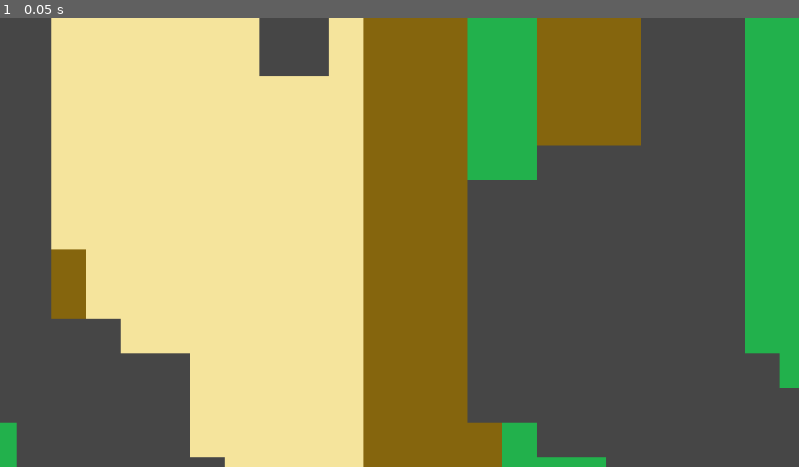
Above: before the commit, frame 1.
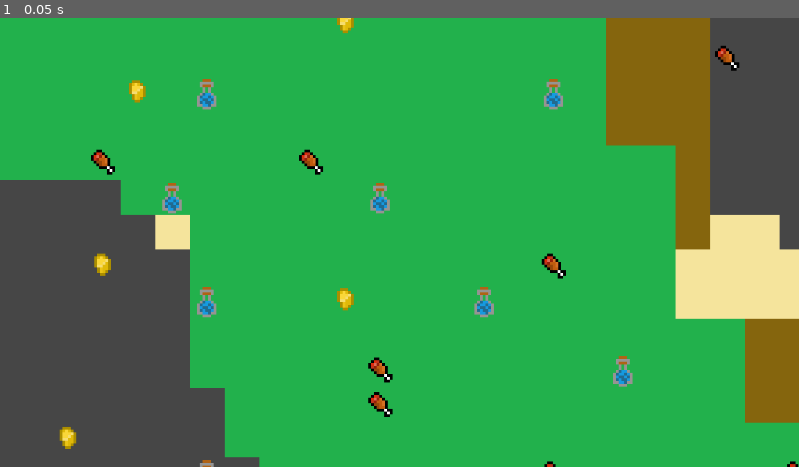
Above: after the commit, the same moment.

Repository: MLJoson/CS_3560_Final_WSS
Game: Godot game, scene res://Scenes/theMap.tscn
Two runs of this game, one before a commit and one after it. Both use one fixed random seed, a clock stepped at 60 frames per second and the inputs below. The project has no main scene, so this scene is started directly.
Inputs:
- Up to frame 1 (0.05 s): no input

The runs differ from the first frame. In frame 1, 84% of the frame differs, in the area x 0-100%, y 0-100%.

Commit message:
Added item generation

Diff:
--- a/wss/Assets/DESERT.tscn
+++ b/wss/Assets/DESERT.tscn
@@ -2,5 +2,5 @@
 
 [ext_resource type="Texture2D" uid="uid://ctwuj13m3v0vv" path="res://Assets/Textures/pixil-frame-0 (1).png" id="1_cfukr"]
 
-[node name="Grass" type="Sprite2D" unique_id=1223849742]
+[node name="Desert" type="Sprite2D" unique_id=1223849742]
 texture = ExtResource("1_cfukr")
--- /dev/null
+++ b/wss/Assets/FOOD.tscn
@@ -0,0 +1,6 @@
+[gd_scene format=3 uid="uid://pmu632p6pthq"]
+
+[ext_resource type="Texture2D" uid="uid://db01bqmoyqmu4" path="res://Assets/Textures/pixil-frame-0 (4).png" id="1_k404l"]
+
+[node name="Food" type="Sprite2D" unique_id=1223849742]
+texture = ExtResource("1_k404l")
--- /dev/null
+++ b/wss/Assets/GOLD.tscn
@@ -0,0 +1,6 @@
+[gd_scene format=3 uid="uid://im0x4mufdgio"]
+
+[ext_resource type="Texture2D" uid="uid://ckj6heapihgjt" path="res://Assets/Textures/pixil-frame-0 (6).png" id="1_f0ccu"]
+
+[node name="Gold" type="Sprite2D" unique_id=1223849742]
+texture = ExtResource("1_f0ccu")
--- a/wss/Assets/MOUNTAIN.tscn
+++ b/wss/Assets/MOUNTAIN.tscn
@@ -2,5 +2,5 @@
 
 [ext_resource type="Texture2D" uid="uid://bfcu5boyrw3uk" path="res://Assets/Textures/pixil-frame-0 (3).png" id="1_w4kks"]
 
-[node name="Grass" type="Sprite2D" unique_id=1223849742]
+[node name="Mountain" type="Sprite2D" unique_id=1223849742]
 texture = ExtResource("1_w4kks")
--- a/wss/Assets/SWAMP.tscn
+++ b/wss/Assets/SWAMP.tscn
@@ -2,5 +2,5 @@
 
 [ext_resource type="Texture2D" uid="uid://dp3ceg2mi5ixt" path="res://Assets/Textures/pixil-frame-0 (2).png" id="1_ev34m"]
 
-[node name="Grass" type="Sprite2D" unique_id=1223849742]
+[node name="Swamp" type="Sprite2D" unique_id=1223849742]
 texture = ExtResource("1_ev34m")
--- /dev/null
+++ b/wss/Assets/WATER.tscn
@@ -0,0 +1,6 @@
+[gd_scene format=3 uid="uid://dk77wpr0k8uti"]
+
+[ext_resource type="Texture2D" uid="uid://d3dba3lhjlo1b" path="res://Assets/Textures/pixil-frame-0 (5).png" id="1_mfx1y"]
+
+[node name="Water" type="Sprite2D" unique_id=1223849742]
+texture = ExtResource("1_mfx1y")
--- a/wss/Scenes/the_map.gd
+++ b/wss/Scenes/the_map.gd
@@ -7,6 +7,12 @@
 	SWAMP #4
 }
 
+enum Items {
+	FOOD,
+	WATER,
+	GOLD
+}
+
 var terrain_types = [
 	preload("res://Assets/GRASS.tscn"),
 	preload("res://Assets/DESERT.tscn"),
@@ -14,6 +20,12 @@
 	preload("res://Assets/SWAMP.tscn")
 ]
 
+var item_types = [
+	preload("res://Assets/FOOD.tscn"),
+	preload("res://Assets/WATER.tscn"),
+	preload("res://Assets/GOLD.tscn")
+]
+
 #change this take in user options
 var width = 50
 var height = 50
@@ -30,7 +42,7 @@
 func _process(delta: float) -> void:
 	pass
 
-"""
+""""""
 # This is use procedural generation based on neighbors
 func generate_map():
 
@@ -83,8 +95,11 @@
 					if roll < 0.9:
 						map[x].append(west)
 					else:
-						map[x].append(randi() % terrain_types.size())"""
-
+						map[x].append(randi() % terrain_types.size())
+	for i in range(1):
+		smooth_map()
+"""
+#creates a map of random generation
 func generate_map():
 	for x in range(width):
 		map.append([])
@@ -92,13 +107,15 @@
 			map[x].append(randi() % terrain_types.size())
 
 	for i in range(3):
-		smooth_map()
-
+		smooth_map()"""
+
+#smooths the map to reduce randomness
 func smooth_map():
 	for x in range(width):
 		for y in range(height):
 			map[x][y] = get_dominant_neighbor(x,y)
 
+#gets the surround tiles and determines it's tile based on it
 func get_dominant_neighbor(x, y):
 	var counts = {}
 
@@ -132,6 +149,61 @@
 
 	return best_terrain
 
+#spawning items, it will depended on terrain and rng chance
+func try_spawn_item(x,y):
+	var spawn_chance = 0.05
+
+	#if didn't get it, skip
+	if randf() > spawn_chance:
+		return
+
+	#get info on tile
+	var terrain = map[x][y]
+	var roll = randf()
+	var item_type = -1
+
+	#grass terrain possibilities: chance for all
+	if terrain == Terrain.GRASS:
+		if roll < 0.33:
+			item_type = Items.FOOD
+		elif roll < 0.66:
+			item_type = Items.WATER
+		else:
+			item_type = Items.GOLD
+	#desert terrain: higher chance for food or gold
+	elif terrain == Terrain.DESERT:
+		if roll < 0.45:
+			item_type = Items.FOOD
+		elif roll < 0.90:
+			item_type = Items.GOLD
+		else:
+			item_type = Items.WATER
+	#mountain: higher chance for gold or water
+	elif terrain == Terrain.MOUNTAIN:
+		if roll < 0.45:
+			item_type = Items.WATER
+		elif roll < 0.90:
+			item_type = Items.GOLD
+		else:
+			item_type = Items.FOOD
+	#swamp: higher chance for water or food
+	elif terrain == Terrain.SWAMP:
+		if roll < 0.45:
+			item_type = Items.FOOD
+		elif roll < 0.90:
+			item_type = Items.WATER
+		else:
+			item_type = Items.GOLD
+
+	#spawn item
+	if item_type == -1:
+		return
+
+	var item = item_types[item_type].instantiate()
+	item.position = Vector2(x * tile_size, y * tile_size)
+	add_child(item)
+
+#creates the map with the tiles and adds the terrain tiles to each of them
 func spawn_map():
 	for x in range(width):
 		for y in range(height):
@@ -141,3 +213,6 @@
 			tile.position = Vector2(x * tile_size, y * tile_size)
 
 			add_child(tile)
+
+			#spawn items
+			try_spawn_item(x,y)
Binary file added: wss/Assets/Textures/pixil-frame-0 (4).png
Not shown, added: wss/Assets/Textures/pixil-frame-0 (4).png.import
Binary file added: wss/Assets/Textures/pixil-frame-0 (5).png
Not shown, added: wss/Assets/Textures/pixil-frame-0 (5).png.import
Binary file added: wss/Assets/Textures/pixil-frame-0 (6).png
Not shown, added: wss/Assets/Textures/pixil-frame-0 (6).png.import
